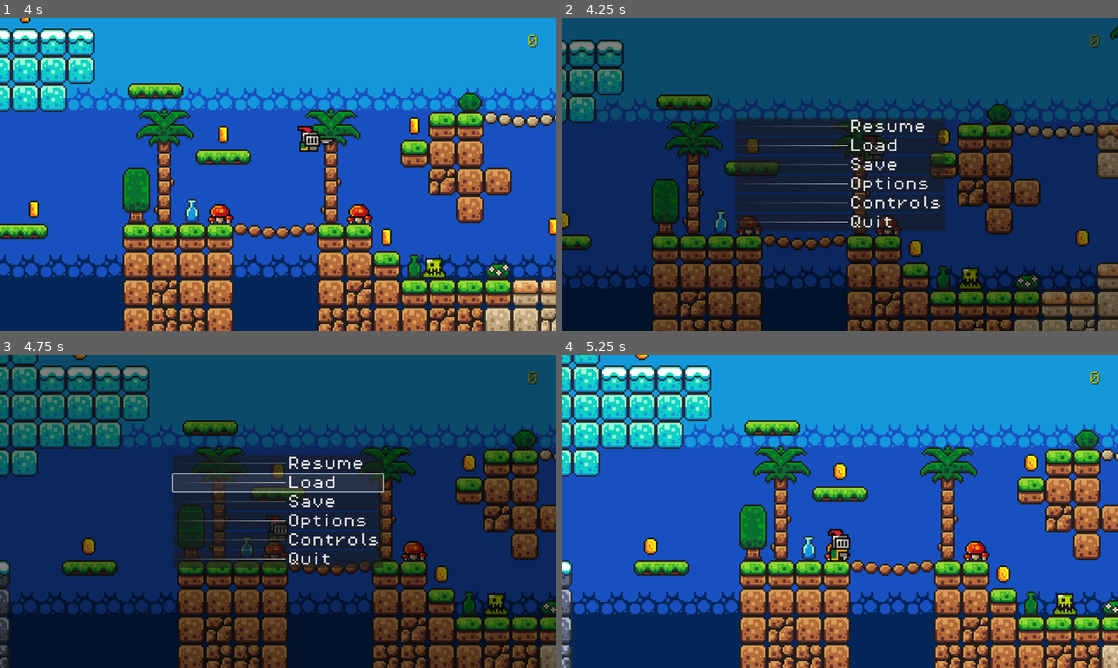
Above: before the commit, frames 1-4 (two rows, left to right).
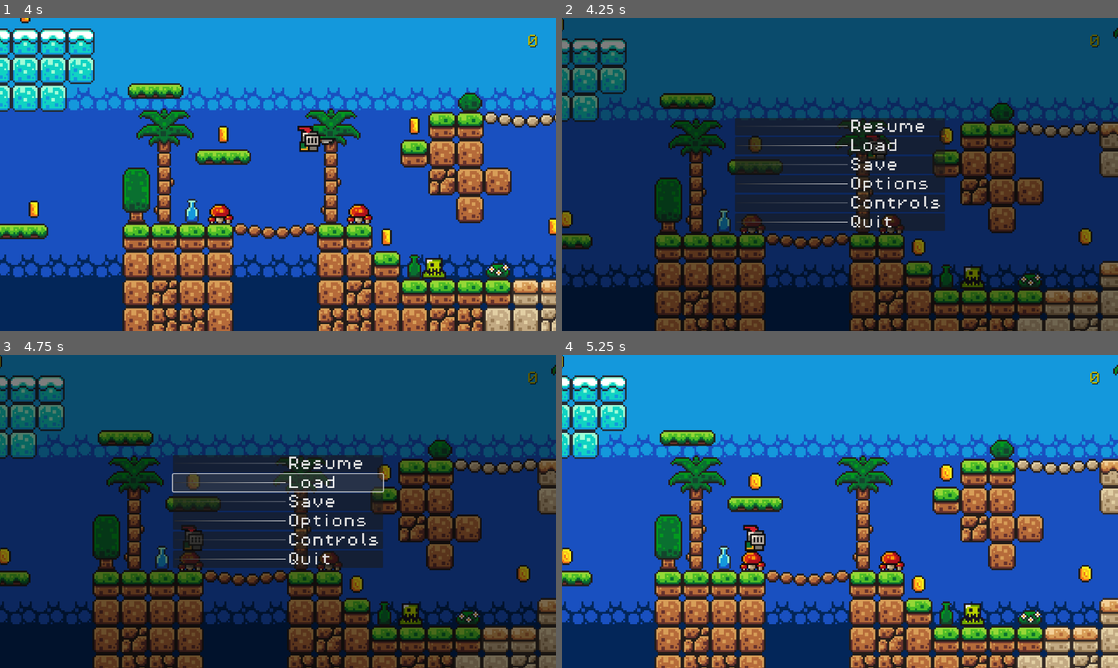
Above: after the commit, the same moments.

Repository: ochocss/test-game
Game: Godot game, scene res://scenes/green_area.tscn
The game is run twice, just before and just after one commit, with the same random seed, the same clock (stepped at 60 frames per second) and the same inputs.
Inputs (mouse positions are in pixels of both pictures, inside the frame that each line leads up to):
- Up to frame 1 (4 s): tap Enter at 0.5 s; move the mouse to (400, 158) at 0.52 s; hold D (move_right) 0.53-1.25 s; tap Q (attack) at 0.6, 2.1, 3.6 s; click (400, 158) at 0.67 s; tap W (jump) at 0.77, 3.77 s; drag from (166, 190) to (316, 171) at 1.27 s; move the mouse to (333, 105) at 2.02 s; hold A (move_left) 2.03-2.75 s; click (333, 105) at 2.17 s; drag from (250, 237) to (433, 124) at 2.77 s; move the mouse to (444, 221) at 3.52 s; hold D (move_right) from 3.53 s (still down); click (444, 221) at 3.67 s
- Up to frame 2 (4.25 s): keep holding D (move_right); tap Escape (esc) at 4.15 s
- Up to frame 3 (4.75 s): release D (move_right) at 4.25 s; click "Load" at 4.25 s
- Up to frame 4 (5.25 s): click "Resume" at 5 s

Frame 1 is identical in both runs. In frame 2, 22% of the frame differs, in the area x 0-100%, y 0-100%; in frame 3, 51%; in frame 4, 54%.

Commit message:
Fix death system
Finally

Diff:
--- a/test-game/scenes/green_area.tscn
+++ b/test-game/scenes/green_area.tscn
@@ -306,7 +306,7 @@
 
 [node name="Player" parent="." instance=ExtResource("4_s0ayw")]
 
-[node name="KillzoneBound" parent="." groups=["Persist"] instance=ExtResource("5_epu2h")]
+[node name="KillzoneBound" parent="." groups=["Killzones", "Persist"] instance=ExtResource("5_epu2h")]
 position = Vector2(-484, -176)
 input_pickable = false
 
@@ -418,8 +418,8 @@
 
 [node name="Enemies" type="Node" parent="."]
 
-[node name="Slime" parent="Enemies" instance=ExtResource("8_osl0c")]
+[node name="Slime" parent="Enemies" groups=["Killzones"] instance=ExtResource("8_osl0c")]
 position = Vector2(897, 11)
 
-[node name="Slime2" parent="Enemies" instance=ExtResource("8_osl0c")]
+[node name="Slime2" parent="Enemies" groups=["Killzones"] instance=ExtResource("8_osl0c")]
 position = Vector2(237, 75)
--- a/test-game/scenes/killzone.tscn
+++ b/test-game/scenes/killzone.tscn
@@ -8,7 +8,7 @@
 script = ExtResource("1_ec4qk")
 
 [node name="Timer" type="Timer" parent="."]
-wait_time = 2.5
+wait_time = 1.55
 one_shot = true
 
 [node name="DeathAudioStreamPlayer" type="AudioStreamPlayer2D" parent="."]
--- a/test-game/scenes/pause_menu.tscn
+++ b/test-game/scenes/pause_menu.tscn
@@ -14,6 +14,7 @@
 gradient = SubResource("Gradient_lxs2d")
 
 [node name="PauseMenu" type="Control"]
+process_mode = 3
 layout_mode = 3
 anchors_preset = 15
 anchor_right = 1.0
--- a/test-game/scenes/ui.tscn
+++ b/test-game/scenes/ui.tscn
@@ -8,6 +8,15 @@
 
 [node name="UI" type="CanvasLayer" groups=["Persist"]]
 script = ExtResource("1_dhyts")
+
+[node name="ColorRect" type="ColorRect" parent="."]
+anchors_preset = 15
+anchor_right = 1.0
+anchor_bottom = 1.0
+grow_horizontal = 2
+grow_vertical = 2
+mouse_filter = 2
+color = Color(0.176471, 0, 0, 0)
 
 [node name="ScoreLabel" type="Label" parent="."]
 unique_name_in_owner = true
@@ -67,15 +76,5 @@
 [node name="PauseMenu" parent="." instance=ExtResource("5_v6ael")]
 visible = false
 
-[node name="ColorRect" type="ColorRect" parent="."]
-visible = false
-anchors_preset = 15
-anchor_right = 1.0
-anchor_bottom = 1.0
-grow_horizontal = 2
-grow_vertical = 2
-mouse_filter = 2
-color = Color(0, 0, 0, 0.454902)
-
 [connection signal="pressed" from="Map/Map/GreenAreaButton" to="." method="_on_green_area_button_pressed"]
 [connection signal="pressed" from="Map/Map/PurpleAreaButton" to="." method="_on_purple_area_button_pressed"]
--- a/test-game/scripts/killzone.gd
+++ b/test-game/scripts/killzone.gd
@@ -4,6 +4,11 @@
 @onready var death_audio_stream_player = $DeathAudioStreamPlayer
 
 var is_dying = false
+
+
+func _process(_delta: float):
+	if is_dying:
+		UI.color_rect.color.a += 0.009
 
 
 func _on_body_entered(body):
@@ -15,14 +20,14 @@
 
 	collision_layer = 3
 
-	timer.wait_time = 1.4
 	Engine.time_scale = 0.65
 
-	UI.set_death_screen(true)
 	death_audio_stream_player.play()
 	Music.stop()
+
 	body.is_dying = true
 	is_dying = true
+
 	timer.start()
 
 
@@ -50,12 +55,13 @@
 	collision_layer = 1
 
 	UI.reset_score()
-	UI.set_death_screen(false)
 
 	is_dying = false
 	player.is_dying = false
+	UI.color_rect.color.a = 0
+
+	Music.play()
 	Engine.time_scale = 1.0
-	Music.play()
 
 
 func save():
--- a/test-game/scripts/pause_menu.gd
+++ b/test-game/scripts/pause_menu.gd
@@ -6,7 +6,6 @@
 
 var paused = false
 var tab_opened = false
-var death_screen_on = false
 
 
 func _process(_delta):
@@ -32,19 +31,37 @@
 
 	# esc while the main pause menu is open
 	if paused:
-		Engine.time_scale = 1
-		hide()
-		if death_screen_on:
-			UI.color_rect.visible = true
-			death_screen_on = false
+		unpause_game()
 	else:
-		Engine.time_scale = 0
-		if UI.color_rect.visible:
-			UI.color_rect.visible = false
-			death_screen_on = true
-		show()
+		pause_game()
 
 	paused = !paused
+
+
+func pause_game():
+	Engine.time_scale = 0
+	get_tree().paused = true
+	show()
+
+	var nodes = get_tree().get_nodes_in_group("Killzone")
+	for node in nodes:
+		if is_instance_of(node, Area2D):
+			node.get_node("Timer").paused = true
+		else:
+			node.get_node("Killzone").get_node("Timer").paused = true
+
+
+func unpause_game():
+	Engine.time_scale = 1
+	get_tree().paused = false
+	hide()
+
+	var nodes = get_tree().get_nodes_in_group("Killzone")
+	for node in nodes:
+		if is_instance_of(node, Area2D):
+			node.get_node("Timer").paused = false
+		else:
+			node.get_node("Killzone").get_node("Timer").paused = false
 
 
 func open_tab(menu):
